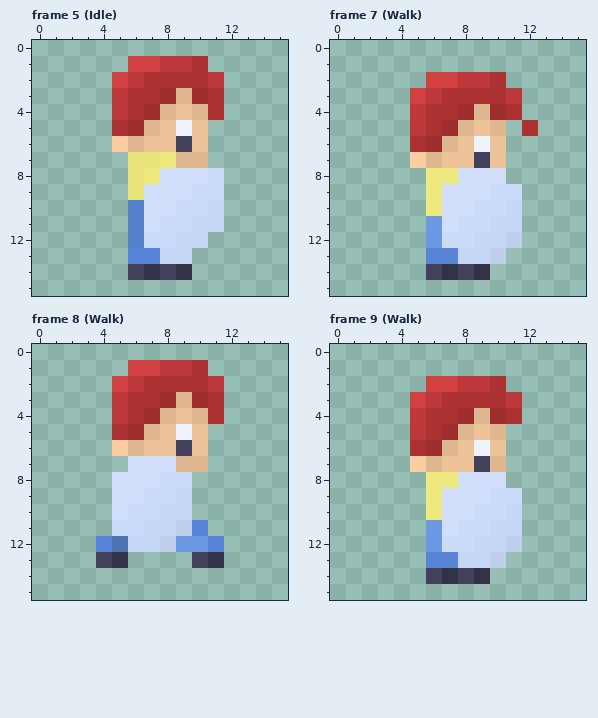
Edited in one commit: pixel-art file (Art/2D/Workfiles/Characters/Player.aseprite). Above is the file before it was changed.
16x16 pixels, 13 frames. Colours within 5 levels of each other are drawn and written as one. Shown: frame 5 (Idle), frame 7 (Walk), frame 8 (Walk), frame 9 (Walk). The commit also changed other frames, which this record leaves out.
After the commit:
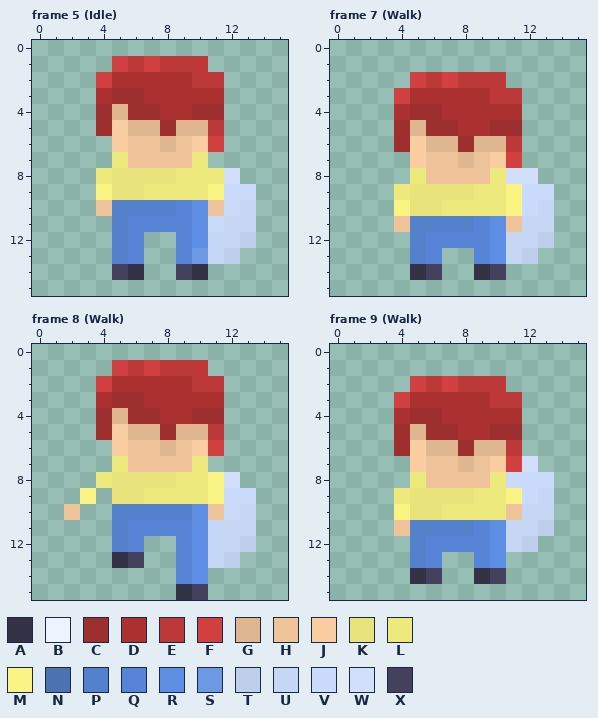
Palette (. is transparent): A #343247  B #edf3ff  C #9e2f2f  D #ac3232  E #bd3939  F #d14141  G #deb690  H #eec39a  J #facda2  K #e8e37b  L #eee97d  M #faf484  N #4d72b0  P #5480cc  Q #5784d6  R #5d8ee3  S #6d98e3  T #beceeb  U #c6d6f5  V #cbdbfc  W #d2dffa  X #44415d
Commit: Fixed missing frame
Diff:
layer "Character/Right" now hidden
layer "Character/Up" now shown
Changed rows in their new state; - is an unchanged pixel.
Frame 5 (Idle):
first column x 4:
 1 -FE---E---
 2 FDD---E---
 3 DCC-DDD---
 4 CGC-DDCC--
 5 CJG-CGGE--
 6 --H-GHJF--
 7 -LHHHHL---
 8 LK-KKLLLW-
 9 MK-LLLLMVV
10 HP-PPQRHVU
11 -PQQQQRVUU
12 -PQ..QRUUT
13 -P-..QSUT-
14 -XA..XA---
Frame 7 (Walk):
first column x 4:
 2 -FE---E---
 3 FDD---E---
 4 DCC-DDD---
 5 CGC-DDCC.-
 6 CJG-CGGE--
 7 --H-GHJF--
 8 -LHHHHLWW-
 9 LKKKKLLMVV
10 MKKLLLLMVU
11 HPPPPQRHUU
12 -PQQQQRUUT
13 -P-..QRUT-
14 -A-..-X---
Frame 8 (Walk):
first column x 2:
 1 ---FE---E---
 2 --FDD---E---
 3 --DCC-DDD---
 4 --CGC-DDCC--
 5 --CJG-CGGE--
 6 ----H-GHJF--
 7 ---LHHHHL---
 8 --LKKKKLLMW-
 9 -M-KKLLLLMVV
10 H--PPPPPRHVU
11 ---PQQQQRUUU
12 --.PQ..QRUUT
13 --.-X--QRUT-
14 -------QR---
15 -------AX---
Frame 9 (Walk):
first column x 4:
 2 -FE---E---
 3 FDD---E---
 4 DCC-DDD---
 5 CGC-DDCC--
 6 CJG-CGGE--
 7 --H-GHJFW-
 8 -LHHHHLVVV
 9 LKKKKLLMVU
10 MKKLLLLHUU
11 HPPPPQR-UT
12 -PQQQQRUT-
13 -P-..QR---
14 -A-..-X---
Pixel boxes of the changes (left, top, right, bottom) in both pictures:
changed: (96, 56, 256, 280)
changed: (394, 72, 554, 280)
changed: (64, 360, 256, 600)
changed: (394, 376, 554, 584)
